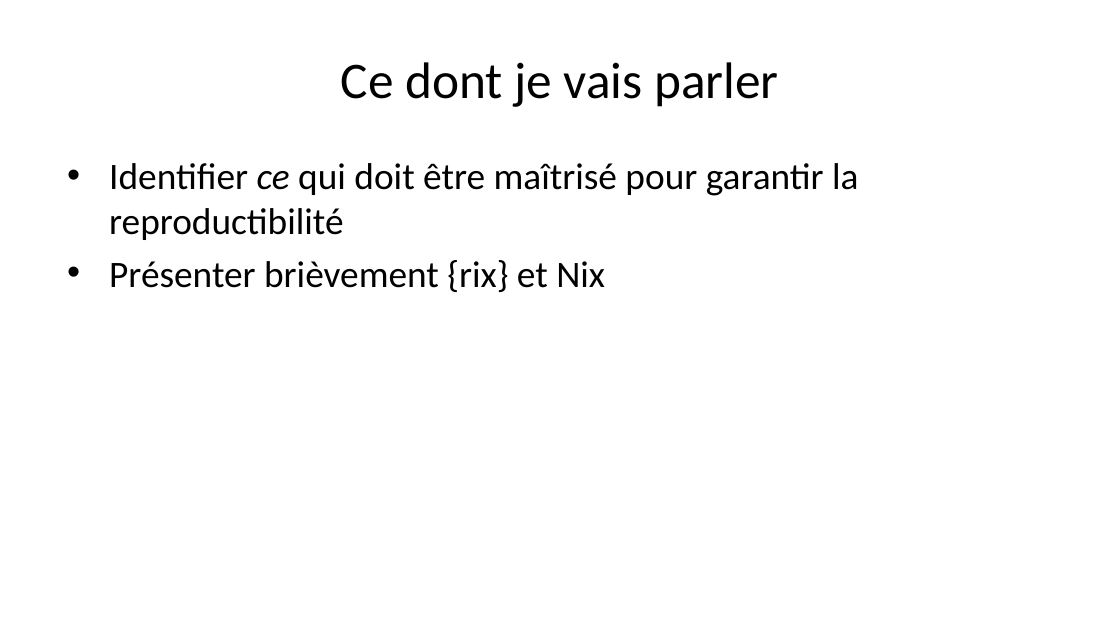
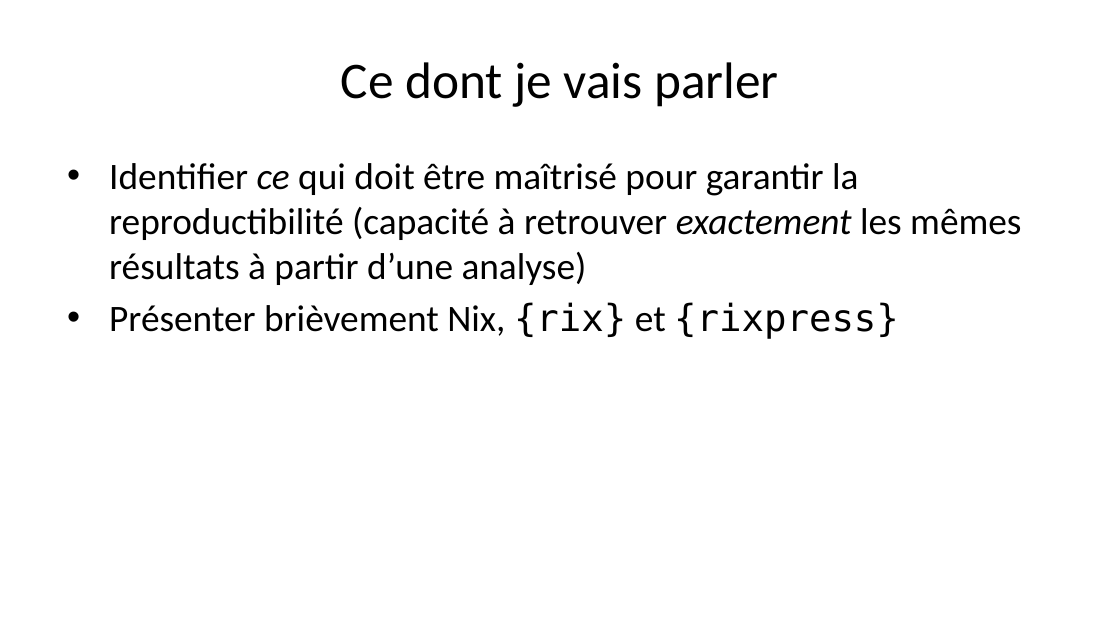
Before and after one commit to b-rodrigues/repro_rrr, a slide deck: slide 5 of docs/index.pptx. Drawn at 1120x630 pixels with LibreOffice and Linux fonts; fonts in the diff are those of the drawing. Boxes give left, top, right and bottom in pixels: in the first picture for what was removed or moved away, otherwise in the second. Text is boxed around its words. In the diff, an @@ line names an element or a change of style, - is before the commit and + after.

```diff
--- a/docs/index.pptx
+++ b/docs/index.pptx
@@ text at <box>109,163,1021,339</box>: text changed @@
-• Identifier ce qui doit être maîtrisé pour garantir la reproductibilité
-• Présenter brièvement {rix} et Nix
+• Identifier ce qui doit être maîtrisé pour garantir la reproductibilité (capacité à retrouver exactement les mêmes résultats à partir d’une analyse)
+• Présenter brièvement Nix, {rix} et {rixpress}
```
Also in this commit, not shown: 7 other slides changed, 1 slide added, 11 slides removed, 12 other files.
